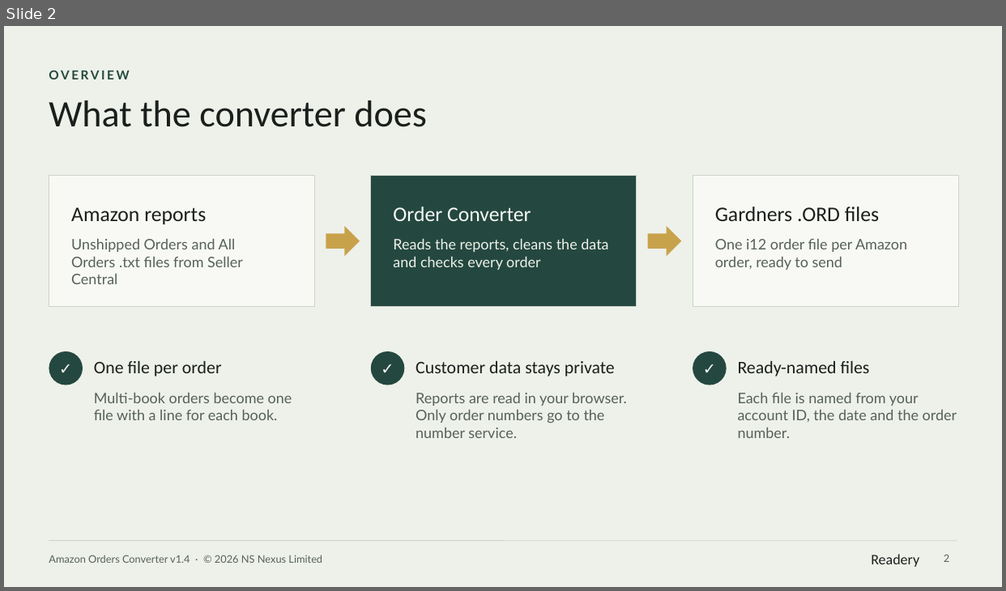
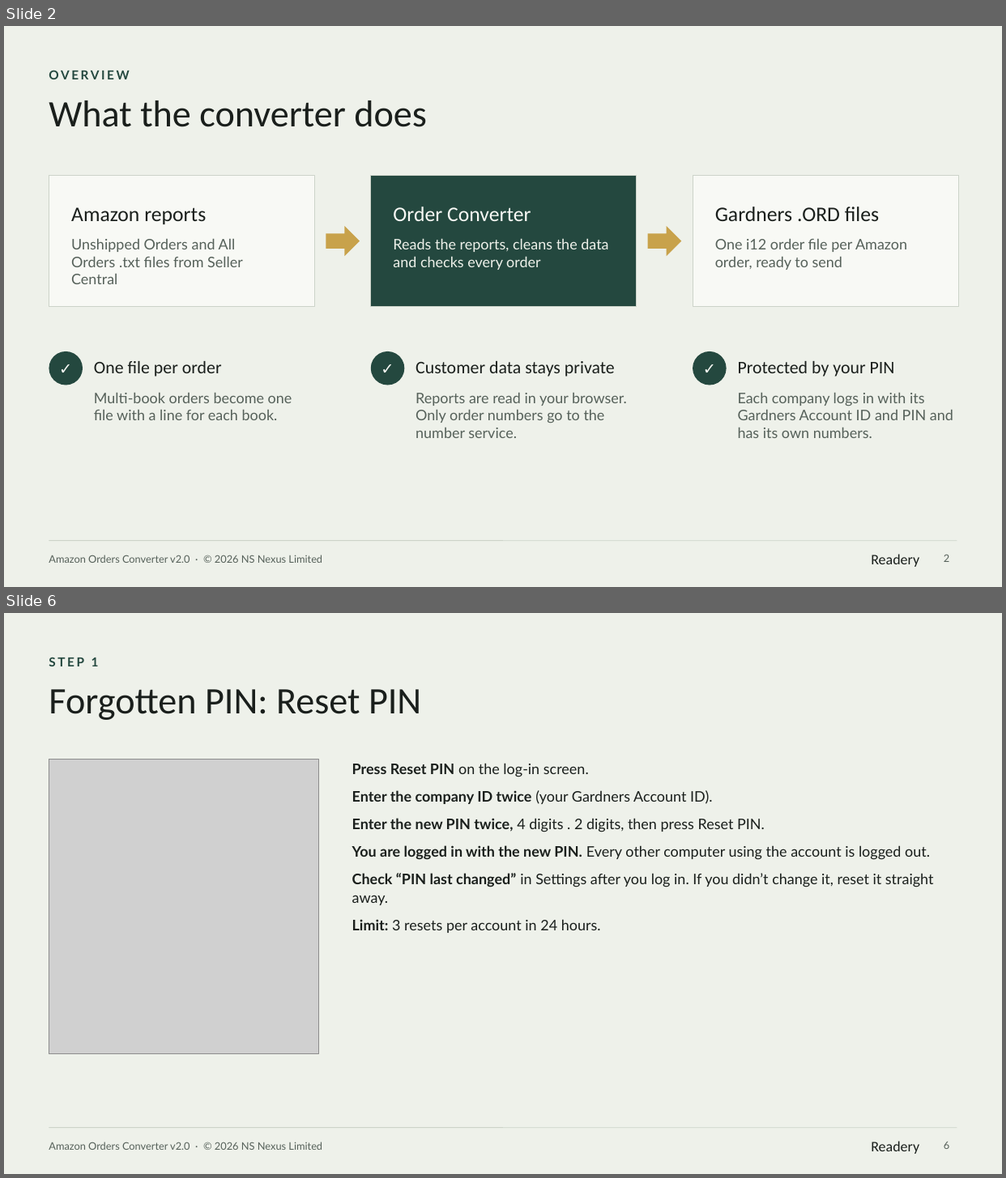
Before and after one commit to rado-penov/readery, a slide deck: orderconverter/Amazon-Orders-Converter-User-Manual.pptx. Shown one above the other, each under a label of ours: slide 2 before the commit, slides 2 and 6 after it; the slides between them are not shown. The pictures are 1006x591 and 1006x1178 pixels, drawn with LibreOffice and Linux fonts; fonts in the diff are those of the drawing; grey boxes stand for pictures. Boxes give left, top, right and bottom in pixels: in the first picture for what was removed or moved away, otherwise in the second. Text is boxed around its words. In the diff, an @@ line names an element or a change of style, - is before the commit and + after.

```diff
--- a/orderconverter/Amazon-Orders-Converter-User-Manual.pptx
+++ b/orderconverter/Amazon-Orders-Converter-User-Manual.pptx
@@ slide 6 added at (4, 613, 1002, 1174), background #EEF1EA; not listed: 3 template elements that a slide beside it also shows @@
@@ text added at (49, 657, 99, 666), 12 pt, text #24483F, bold @@
+STEP 1
@@ text added at (49, 689, 421, 720), 36 pt, text #1A1F1C @@
+Forgotten PIN: Reset PIN
@@ picture added at (49, 759, 318, 1054) @@
@@ text added at (352, 763, 934, 933), 14 pt, text #1A1F1C @@
+• Press Reset PIN on the log-in screen.
+• Enter the company ID twice (your Gardners Account ID).
+• Enter the new PIN twice, 4 digits . 2 digits, then press Reset PIN.
+• You are logged in with the new PIN. Every other computer using the account is logged out.
+• Check “PIN last changed” in Settings after you log in. If you didn’t change it, reset it straight away.
+• Limit: 3 resets per account in 24 hours.
@@ page number added at (944, 1142, 949, 1149), 10 pt, text #56615A @@
+6
@@ slide 2 changed as well @@
@@ text at (738, 361, 895, 377): text changed @@
-Ready-named files
+Protected by your PIN
@@ text at (738, 393, 953, 438): text changed @@
-Each file is named from your account ID, the date and the order number.
+Each company logs in with its Gardners Account ID and PIN and has its own numbers.
@@ text at (49, 555, 322, 563): text changed @@
-Amazon Orders Converter v1.4 · © 2026 NS Nexus Limited
+Amazon Orders Converter v2.0 · © 2026 NS Nexus Limited
```
Also in this commit, not shown: 13 other slides changed, 3 other slides added, 7 other files.
